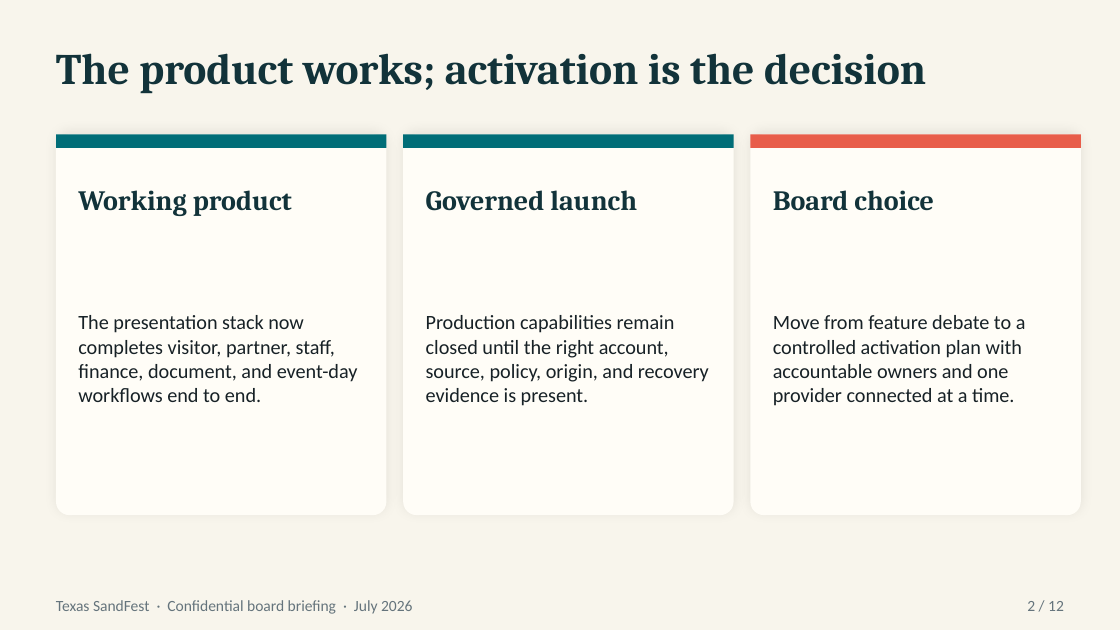
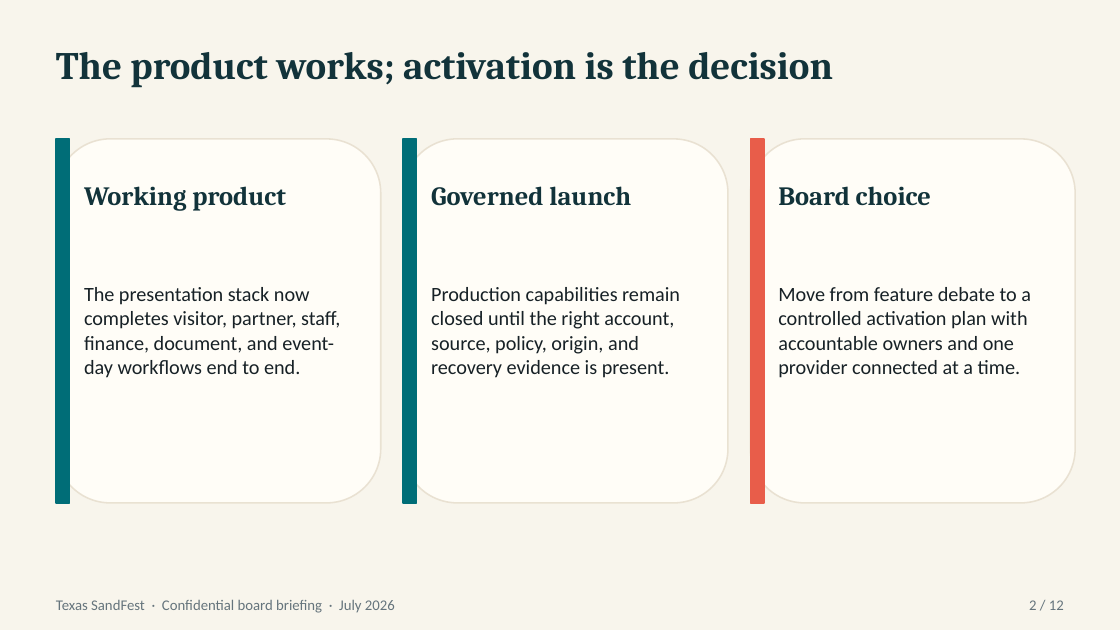
Before and after one commit to nickbmerrill-collab/texas-sandfest, a slide deck: slide 2 of docs/presentations/SandFest-Board-Platform-Briefing.pptx. Drawn at 1120x630 pixels with LibreOffice and Linux fonts; fonts in the diff are those of the drawing. Boxes give left, top, right and bottom in pixels: in the first picture for what was removed or moved away, otherwise in the second. Text is boxed around its words. In the diff, an @@ line names an element or a change of style, - is before the commit and + after.

Commit message:
Repair board deck generator and proof checks

```diff
--- a/docs/presentations/SandFest-Board-Platform-Briefing.pptx
+++ b/docs/presentations/SandFest-Board-Platform-Briefing.pptx
@@ background #FFFFFF to #F8F5EC @@
@@ rectangle removed at <box>0,0,1120,629</box> @@
@@ text "The product works; activation is ..." at <box>56,52,833,88</box>: size 28 to 25 pt @@
@@ rounded rectangle: place and size @@
-rounded rectangle at <box>56,134,386,515</box>
+rounded rectangle at <box>56,139,381,503</box>
@@ rectangle removed at <box>56,134,386,148</box> @@
@@ rectangle added at <box>56,139,69,503</box>, fill #006D77, outline #006D77 1 pt @@
@@ rounded rectangle: place and size @@
-rounded rectangle at <box>403,134,734,515</box>
+rounded rectangle at <box>403,139,728,503</box>
@@ rectangle removed at <box>403,134,734,148</box> @@
@@ rectangle added at <box>403,139,417,503</box>, fill #006D77, outline #006D77 1 pt @@
@@ outline none to #E8E0D0 1 pt; shadow off; proportions changed in 3 elements at <box>56,139,381,503</box>, <box>403,139,728,503</box>, <box>750,139,1075,503</box> @@
@@ rounded rectangle: place and size @@
-rounded rectangle at <box>750,134,1081,515</box>
+rounded rectangle at <box>750,139,1075,503</box>
@@ rectangle removed at <box>750,134,1081,148</box> @@
@@ rectangle added at <box>750,139,764,503</box>, fill #E85D4A, outline #E85D4A 1 pt @@
@@ size 18 to 17 pt in 3 elements at <box>431,186,631,206</box>, <box>84,186,286,211</box>, <box>778,186,931,205</box> @@
@@ text "The presentation stack now completes ..." rewrapped from <box>78,315,358,402</box> to <box>84,287,340,378</box> @@
@@ text "Production capabilities remain closed until ..." rewrapped from <box>426,315,709,406</box> to <box>431,287,680,378</box> @@
@@ text "Move from feature debate to ...": place and size @@
-text "Move from feature debate to ..." at <box>773,315,1026,406</box>
+text "Move from feature debate to ..." at <box>778,287,1031,378</box>
@@ text "Texas SandFest · Confidential board ..." at <box>56,600,395,613</box>: size 10 to 9.5 pt @@
@@ text "2 / 12" at <box>1029,600,1064,610</box>: size 10 to 9.5 pt @@
```
Also in this commit, not shown: 11 other slides changed, 6 other files.
